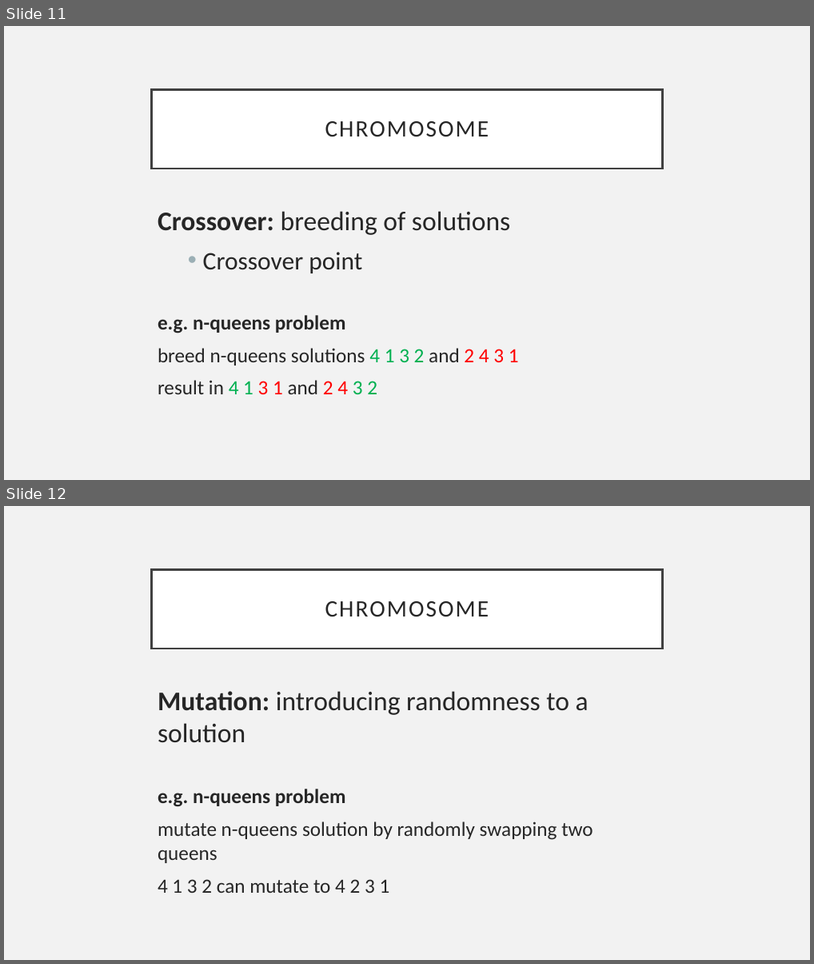
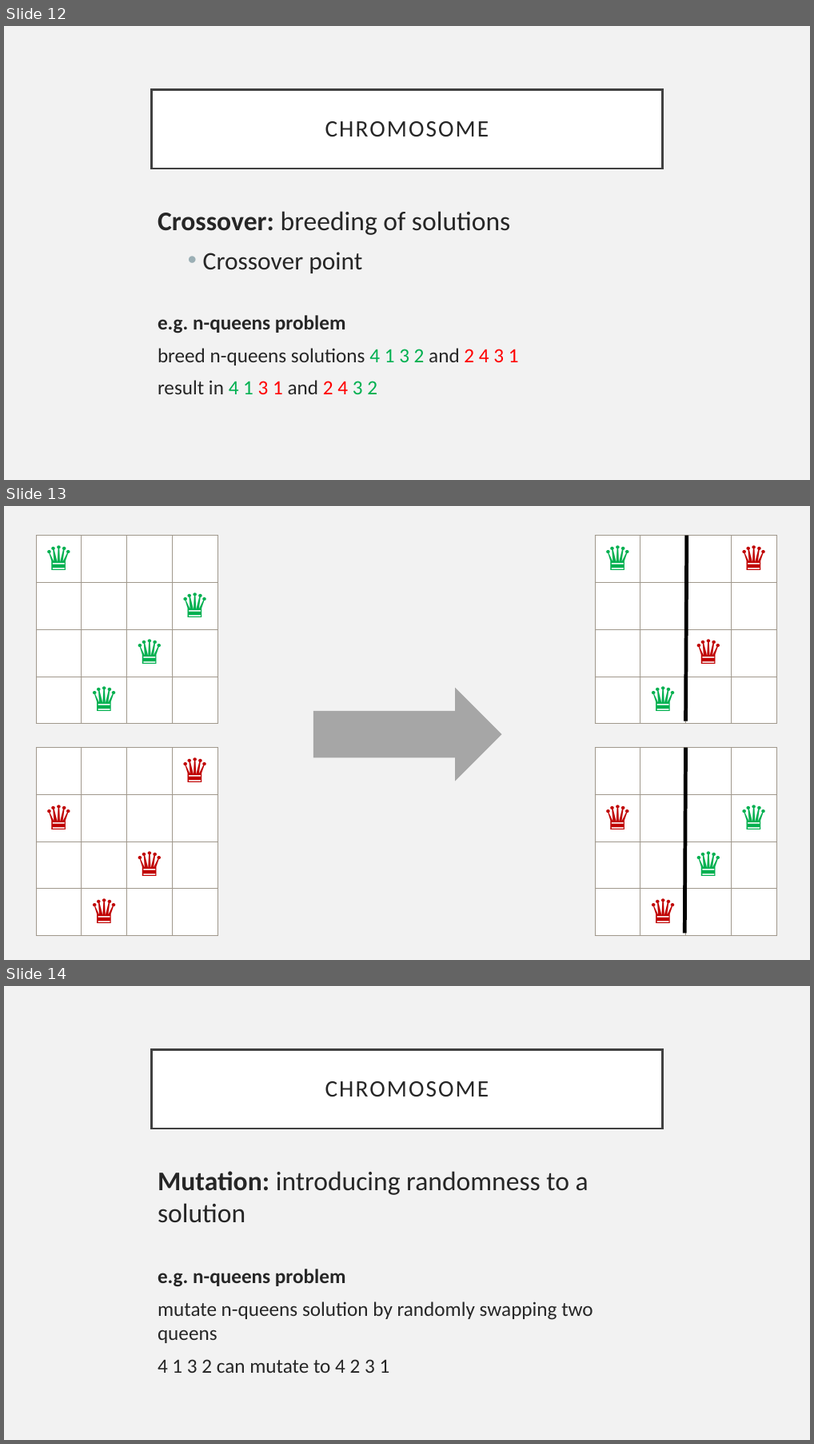
Before and after one commit to JNM-2T17/ActivityScheduler, a slide deck: documentations/CSC755M_FernandezPoblete_Symposium_v2.pptx. Shown one above the other, each under a label of ours: slides 11 and 12 before the commit, slides 12, 13 and 14 after it. The pictures are 814x964 and 814x1444 pixels, drawn with LibreOffice and Linux fonts; fonts in the diff are those of the drawing. Boxes give left, top, right and bottom in pixels: in the first picture for what was removed or moved away, otherwise in the second. Text is boxed around its words. In the diff, an @@ line names an element or a change of style, - is before the commit and + after.

```diff
--- a/documentations/CSC755M_FernandezPoblete_Symposium_v2.pptx
+++ b/documentations/CSC755M_FernandezPoblete_Symposium_v2.pptx
@@ slide 13 added at [4, 506, 810, 960], background #F2F2F2 @@
@@ table added at [36, 536, 218, 721], 4 rows, 4 columns @@
+♛ |  |  | 
+ |  |  | ♛
+ |  | ♛ | 
+ | ♛ |  | 
@@ table added at [596, 536, 777, 721], 4 rows, 4 columns @@
+♛ |  |  | ♛
+ |  |  | 
+ |  | ♛ | 
+ | ♛ |  | 
@@ line added from (687, 536) to (686, 720), #000000 4.5 pt @@
@@ right arrow added at [314, 688, 502, 780], fill #A6A6A6 @@
@@ table added at [36, 748, 218, 933], 4 rows, 4 columns @@
+ |  |  | ♛
+♛ |  |  | 
+ |  | ♛ | 
+ | ♛ |  | 
@@ table added at [596, 748, 777, 933], 4 rows, 4 columns @@
+ |  |  | 
+♛ |  |  | ♛
+ |  | ♛ | 
+ | ♛ |  | 
@@ line added from (686, 748) to (685, 933), #000000 4.5 pt @@
@@ what was slide 11 is now slide 12 @@
@@ what was slide 12 is now slide 14 @@
```
Also in this commit, not shown: 4 slides changed, 3 other slides added, 3 other files.
